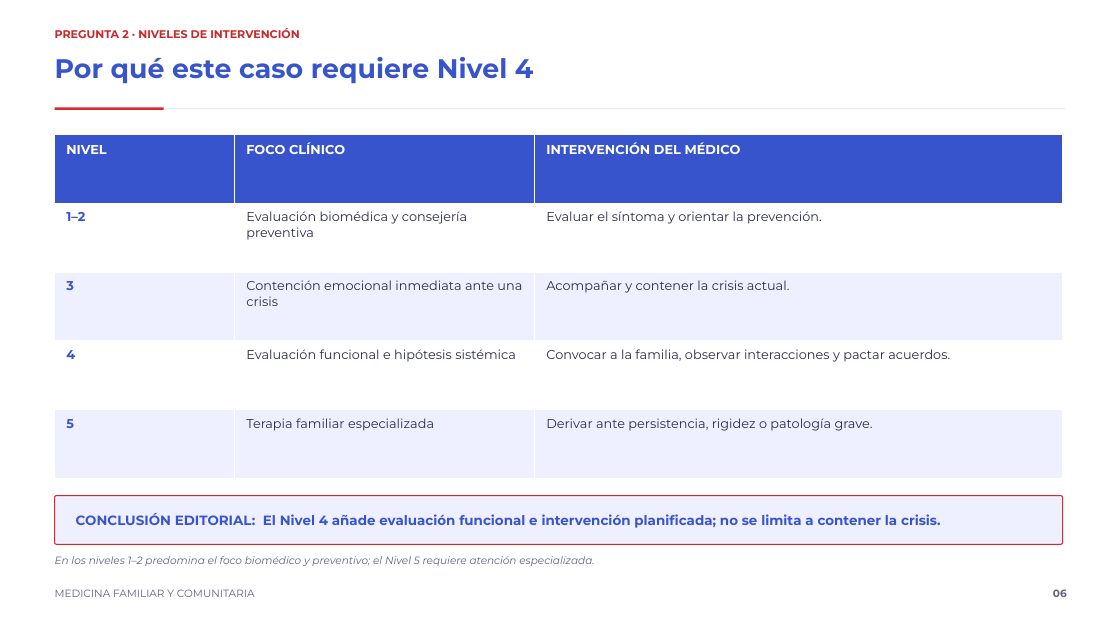
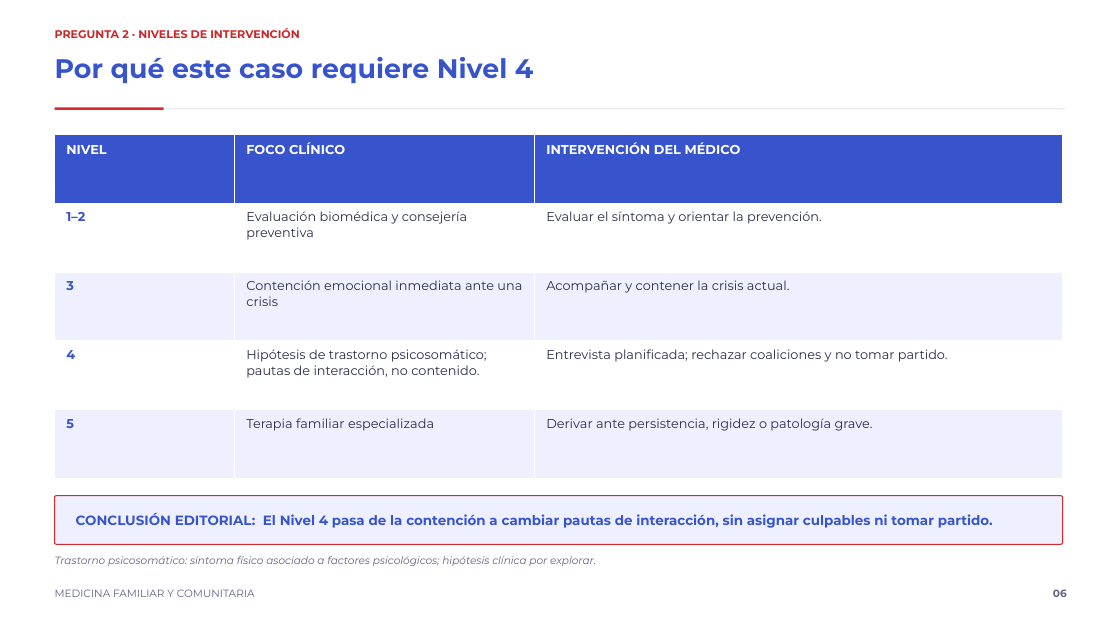
Before and after one commit to rpsin9096/slide-repo-v1, a slide deck: slide 6 of presentacion_caso4_prado_es.pptx. Drawn at 1120x630 pixels with LibreOffice and Linux fonts; fonts in the diff are those of the drawing. Boxes give left, top, right and bottom in pixels: in the first picture for what was removed or moved away, otherwise in the second. Text is boxed around its words. In the diff, an @@ line names an element or a change of style, - is before the commit and + after.

```diff
--- a/presentacion_caso4_prado_es.pptx
+++ b/presentacion_caso4_prado_es.pptx
@@ table at <box>55,134,1063,479</box> @@
-row 4, column 2: Evaluación funcional e hipótesis sistémica
+row 4, column 2: Hipótesis de trastorno psicosomático; pautas de interacción, no contenido.
-row 4, column 3: Convocar a la familia, observar interacciones y pactar acuerdos.
+row 4, column 3: Entrevista planificada; rechazar coaliciones y no tomar partido.
@@ text at <box>76,513,993,528</box>: text changed @@
-CONCLUSIÓN EDITORIAL: El Nivel 4 añade evaluación funcional e intervención planificada; no se limita a contener la crisis.
+CONCLUSIÓN EDITORIAL: El Nivel 4 pasa de la contención a cambiar pautas de interacción, sin asignar culpables ni tomar partido.
@@ text at <box>55,556,596,566</box>: text changed @@
-En los niveles 1–2 predomina el foco biomédico y preventivo; el Nivel 5 requiere atención especializada.
+Trastorno psicosomático: síntoma físico asociado a factores psicológicos; hipótesis clínica por explorar.
```
Also in this commit, not shown: 7 other slides changed, 1 slide added, 1 slide removed, 1 other file.
